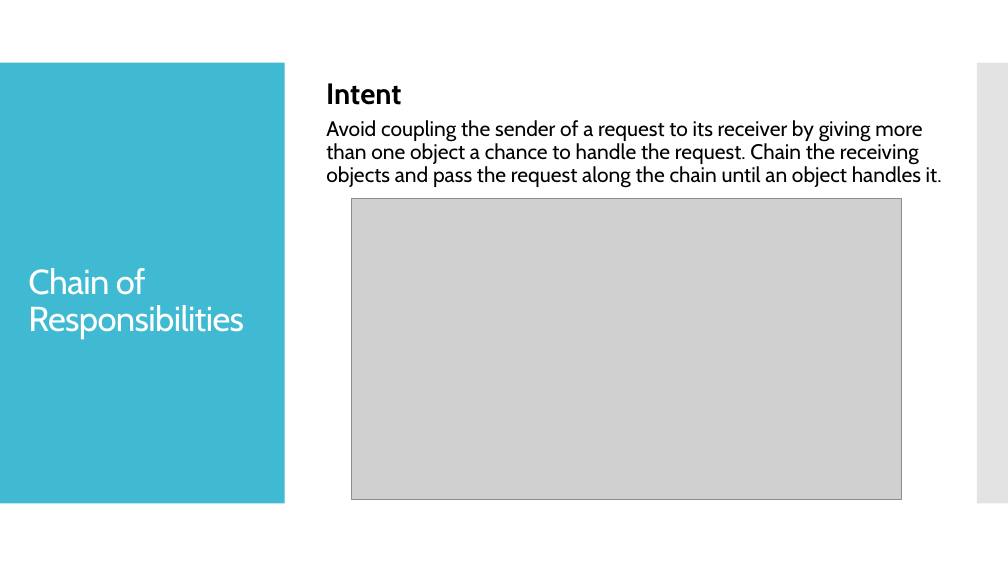
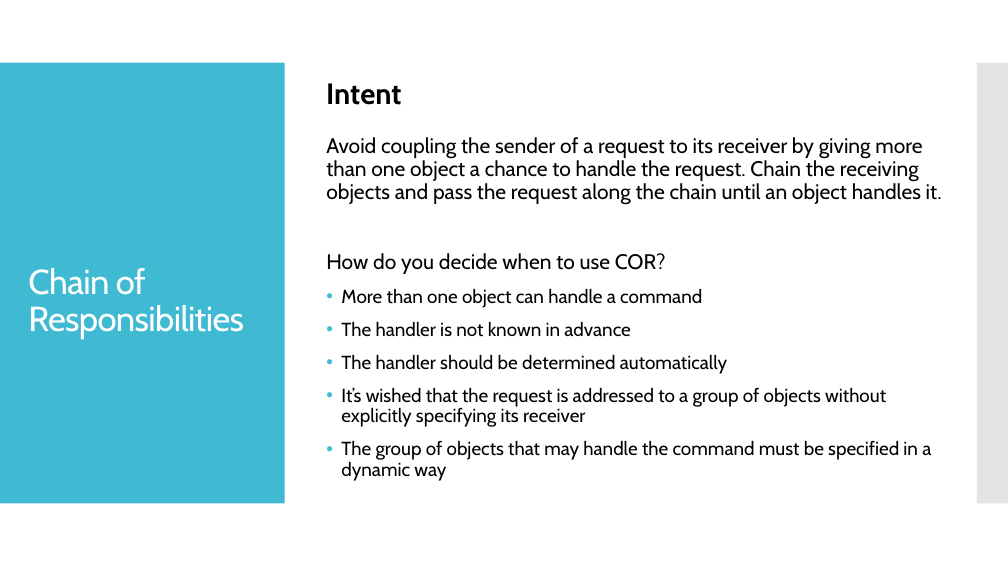
Before and after one commit to OOD-Team2/ChainOfResponsibility-Presentation, a slide deck: slide 6 of ChainOfResponsibility.pptx. Drawn at 1008x567 pixels with LibreOffice and Linux fonts; fonts in the diff are those of the drawing; grey boxes stand for pictures. Boxes give left, top, right and bottom in pixels: in the first picture for what was removed or moved away, otherwise in the second. Text is boxed around its words. In the diff, an @@ line names an element or a change of style, - is before the commit and + after.

```diff
--- a/ChainOfResponsibility.pptx
+++ b/ChainOfResponsibility.pptx
@@ picture removed at bbox=[352, 199, 902, 499] @@
@@ text at bbox=[326, 253, 931, 481]: paragraphs added @@
+How do you decide when to use COR?
+• More than one object can handle a command
+• The handler is not known in advance
+• The handler should be determined automatically
+• It’s wished that the request is addressed to a group of objects without explicitly specifying its receiver
+• The group of objects that may handle the command must be specified in a dynamic way
```
Also in this commit, not shown: 1 other slide changed, 6 slides added, 1 slide removed.
